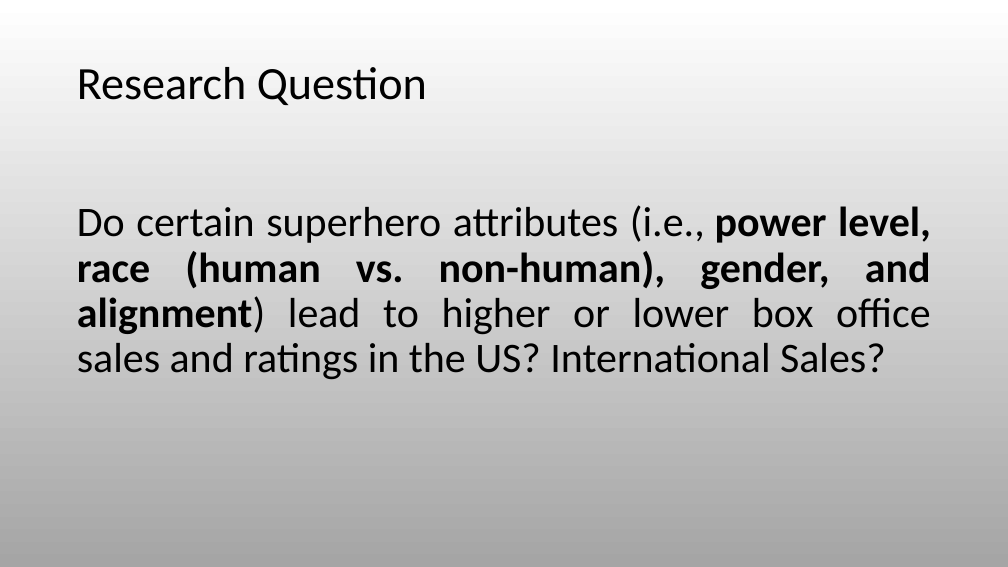
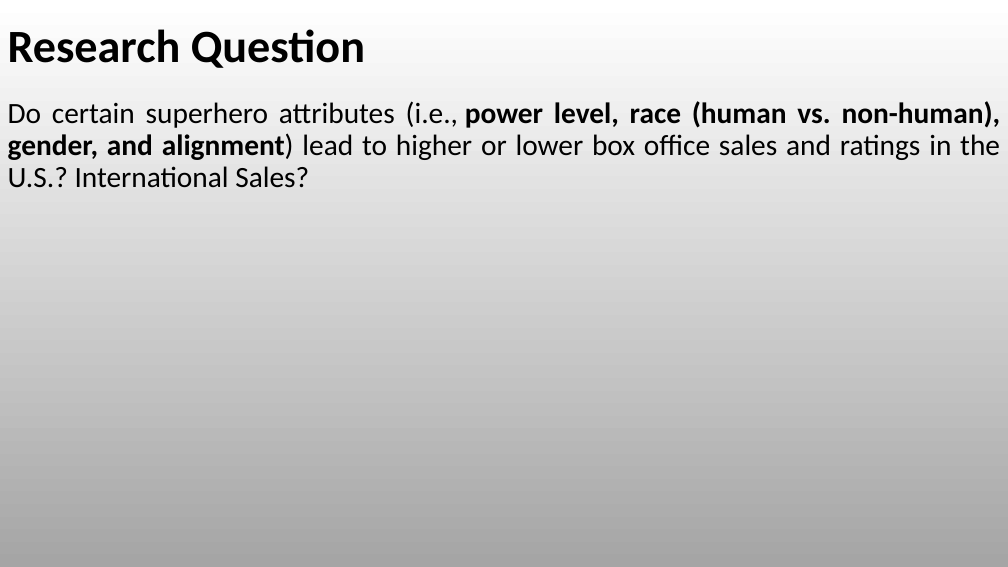
Before and after one commit to RyanSchraeder/Team-Aurora-Marvels, a slide deck: slide 2 of Project_1_Superheros.pptx. Drawn at 1008x567 pixels with LibreOffice and Linux fonts; fonts in the diff are those of the drawing. Boxes give left, top, right and bottom in pixels: in the first picture for what was removed or moved away, otherwise in the second. Text is boxed around its words. In the diff, an @@ line names an element or a change of style, - is before the commit and + after.

```diff
--- a/Project_1_Superheros.pptx
+++ b/Project_1_Superheros.pptx
@@ text "Research Question" moved from (x1=77, y1=67, x2=427, y2=105) to (x1=8, y1=29, x2=365, y2=68) @@
@@ text "Research Question" at (x1=8, y1=29, x2=365, y2=68): bold on @@
@@ text at (x1=8, y1=101, x2=1001, y2=188): text changed; size 40 to 28 pt @@
-Do certain superhero attributes (i.e., power level, race (human vs. non-human), gender, and alignment) lead to higher or lower box office sales and ratings in the US? International Sales?
+Do certain superhero attributes (i.e., power level, race (human vs. non-human), gender, and alignment) lead to higher or lower box office sales and ratings in the U.S.? International Sales?
```
Also in this commit, not shown: 23 other slides changed, 1 slide added.
